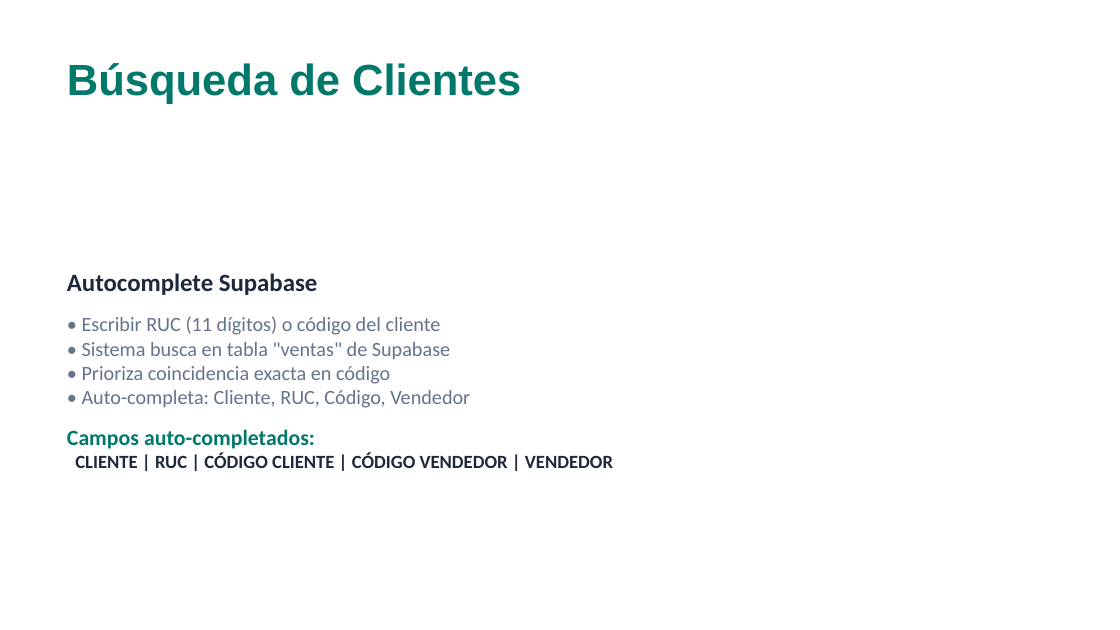
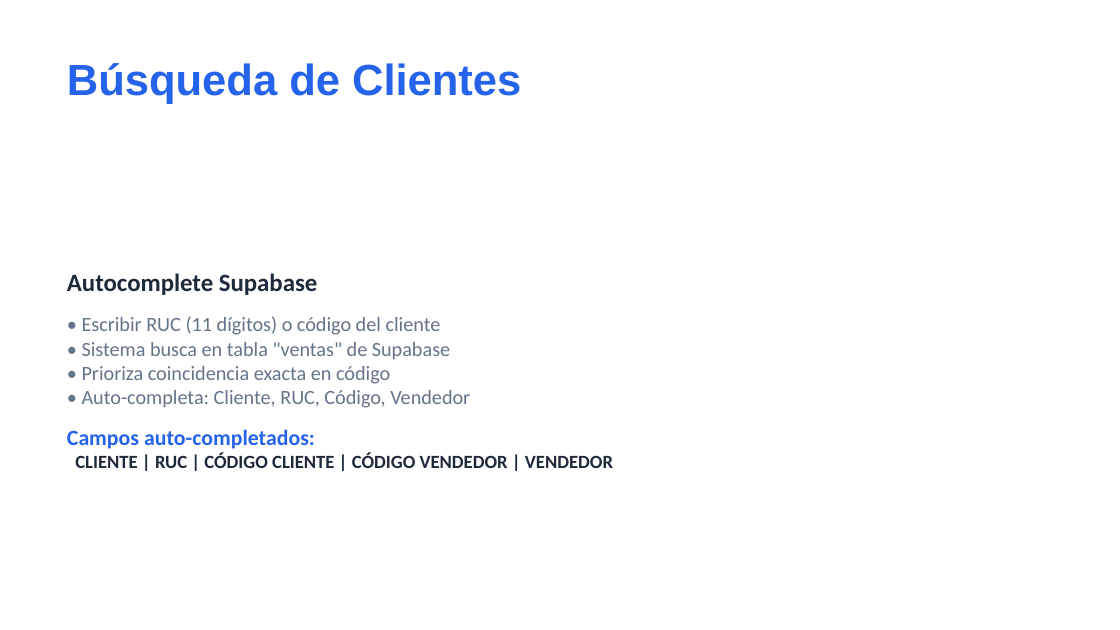
Before and after one commit to carloscus/g360-order-xlsx, a slide deck: slide 3 of docs/CIPSA_OrderX_Guia_Uso.pptx. Drawn at 1120x630 pixels with LibreOffice and Linux fonts; fonts in the diff are those of the drawing. Boxes give left, top, right and bottom in pixels: in the first picture for what was removed or moved away, otherwise in the second. Text is boxed around its words. In the diff, an @@ line names an element or a change of style, - is before the commit and + after.

Commit message:
docs: Actualizar README, PPTX y MANUAL_USUARIO.md v6.0.0
README:
- Paleta azul corporativo (#2563eb)
- Tablas mejoradas (13 columnas, sort, filtro, cajas)
- Scripts de mantenimiento de catalogo
- Estructura actualizada

PPTX:
- Paleta azul corporativa
- Nuevos slides: Tabla mejorada, Paleta corporativa
- v6.0.0

MANUAL_USUARIO:
- Seccion 7.3: 13 columnas con Cajas, sort, filtro
- Nota: boton HTML unificado en sidebar

Limpieza:
- Eliminar scripts de diagnostico (analyze-html, calc-pedido, regen-report, verify-changes)
- Eliminar hook muerto useVendedor.js
- Eliminar archivos de prueba muertos (test_*.docx, skus-pedido.json)
- .gitignore: excluir archivos temporales

```diff
--- a/docs/CIPSA_OrderX_Guia_Uso.pptx
+++ b/docs/CIPSA_OrderX_Guia_Uso.pptx
@@ text "Búsqueda de Clientes" at (67,63,521,104): text colour #00796B to #2563EB @@
@@ text "Autocomplete Supabase • Escribir RUC ..." at (67,273,613,468): text colour #00796B to #2563EB in "Campos auto-completados:" @@
```
Also in this commit, not shown: 6 other slides changed, 3 slides added, 12 other files.
